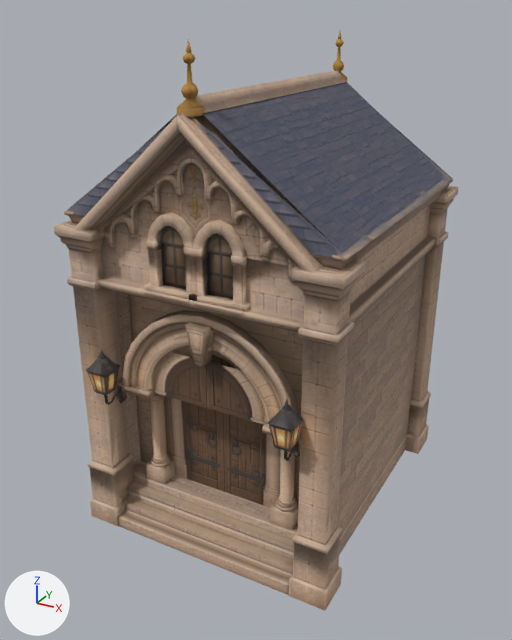
The FBX model Assets/Proto/Resources/Furniture/Buildings3/Furn_Entrance_Main.fbx as it was, and as the next commit left it.
Before and after are seen from a 50 mm lens placed at (5.26, -10.14, 8.34), pointed at (-0.13, -0.35, 3.44). Lighting does not change. The marker at lower left points along +X, +Y and +Z. The older version comes first.

In view in the first picture: 'Furn_Entrance_Main'.
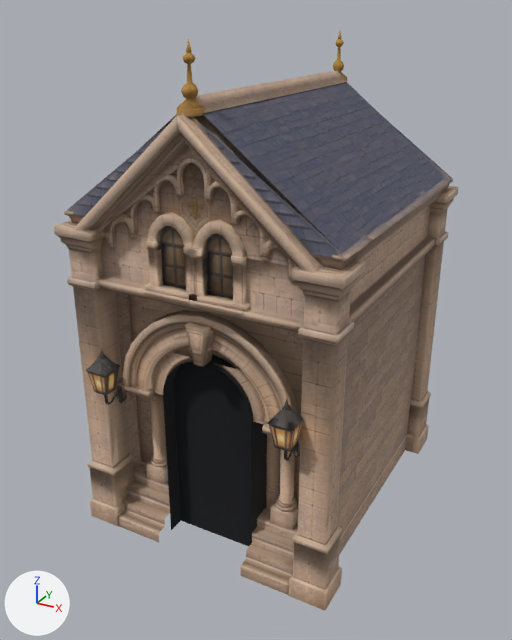
Changed parts and their boxes (x1, y1, x2, y2) in the pictures (512 x 640 px):
part 1 of me_tripo_mesh_c7261783, added (black): after (163, 354, 267, 543)
part 2 of me_tripo_mesh_c7261783, added (black): after (174, 362, 251, 547)
part 3 of me_tripo_mesh_c7261783, cut back: before (118, 463, 298, 595); after (118, 295, 303, 595)

Patch to the scene script:
```diff
--- a/Assets/Proto/Resources/Furniture/Buildings3/Furn_Entrance_Main.fbx.py
+++ b/Assets/Proto/Resources/Furniture/Buildings3/Furn_Entrance_Main.fbx.py
@@ mat_dark_inside @@
+mat_dark_inside = principled_material('Dark_Inside')
+mat_dark_inside.base_color = (0.005, 0.006, 0.008)  # black #101216
+mat_dark_inside.roughness = 1.0
@@ me_tripo_mesh_c7261783 @@
 # used by ob_furn_entrance_main; location = (0.0, 0.0, 0.0)
-me_tripo_mesh_c7261783.from_pydata(...)  # 3021 vertices, 5200 faces; spans x -2.32..2.32, y -2.82..2.82, z 0.0..8.0
+me_tripo_mesh_c7261783.from_pydata(...)  # 3091 vertices, 4488 faces; spans x -2.32..2.32, y -2.82..2.82, z 0.0..8.0
+# me_tripo_mesh_c7261783 part 1: a new loose piece of 54 vertices spanning x -0.8..0.8, y -2.2..2.82, z 0.0..3.47, in mat_dark_inside (black #101216)
+# me_tripo_mesh_c7261783 part 2: a new loose piece of 27 vertices spanning x -0.8..0.8, y -1.9, z 0.0..3.47, in mat_dark_inside (black #101216)
+# me_tripo_mesh_c7261783 part 3: 1 vertex moved from x 0.73, y -1.27, z 2.68 to x 0.8, y -1.59, z 2.68; 192 vertices removed from x -0.8..0.8, y -2.55..-1.19, z 0.0..3.46; 476 vertices added at x -0.8..0.8, y -2.55..-1.22, z 0.0..4.42
+# other edits to the shape of me_tripo_mesh_c7261783 do not show in these pictures
 me_tripo_mesh_c7261783.materials.append(mat_tripo_color)
+me_tripo_mesh_c7261783.materials.append(mat_dark_inside)  # black #101216
```
